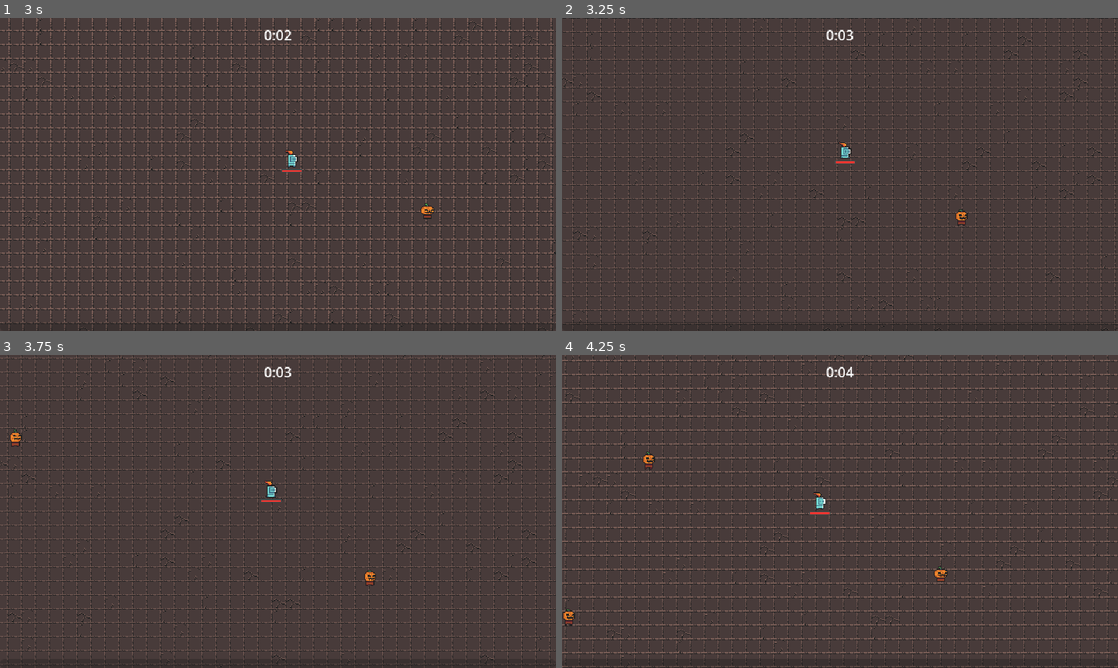
Above: before the commit, frames 1-4 (two rows, left to right).
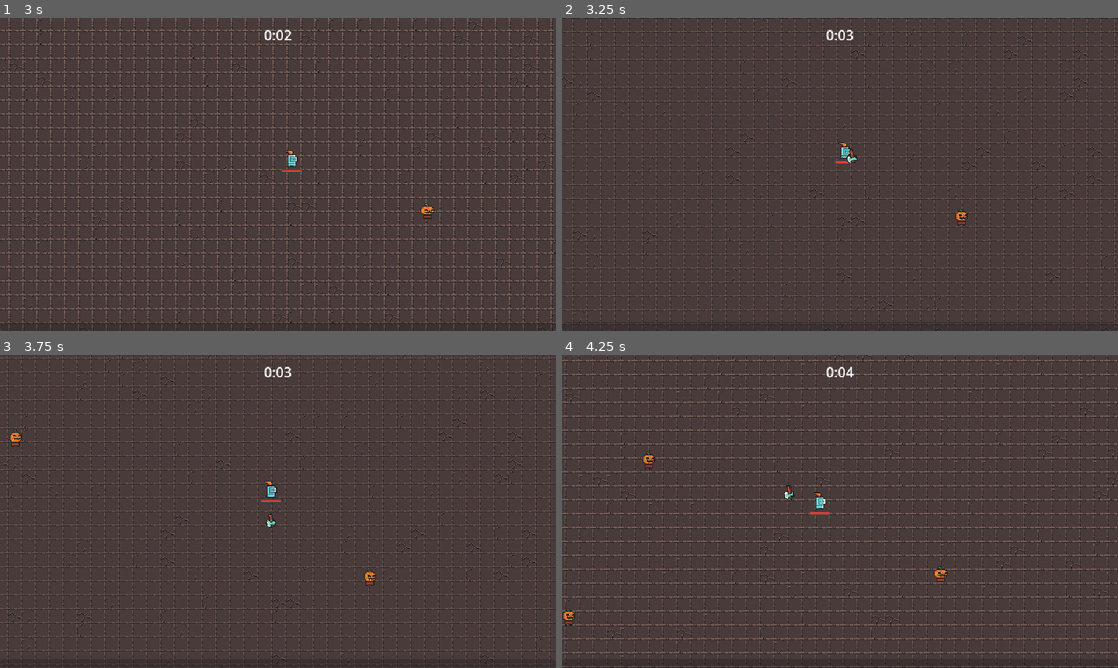
Above: after the commit, the same moments.

Repository: cqbMatroskin/2D-Top-Down
Game: Godot game, scene res://scene/level/level.tscn
Same seed, same stepped clock (60 frames per second), same inputs: the game is played once before the commit and once after it.
Inputs (mouse positions are in pixels of both pictures, inside the frame that each line leads up to):
- Up to frame 1 (3 s): move the mouse to (400, 158) at 0.52 s; press the mouse at (400, 158) at 0.53 s; hold D (move_right) 0.53-1.28 s; move the mouse to (166, 190) at 1.27 s; release the mouse at (166, 190) at 1.28 s; hold S (move_down) 1.28-2.03 s; click (166, 190) at 1.35 s; move the mouse to (333, 105) at 2.02 s; press the mouse at (333, 105) at 2.03 s; hold D (move_right) 2.03-2.78 s; move the mouse to (250, 237) at 2.77 s; release the mouse at (250, 237) at 2.78 s; hold W (move_up) from 2.78 s (still down); click (250, 237) at 2.85 s
- Up to frame 2 (3.25 s): keep holding W (move_up)
- Up to frame 3 (3.75 s): move the mouse to (444, 558) at 3.52 s; release W (move_up) at 3.53 s; press the mouse at (444, 558) at 3.53 s; hold A (move_left) from 3.53 s (still down)
- Up to frame 4 (4.25 s): keep holding A (move_left)

Frame 1 is identical in both runs. In frame 2, less than 0.1% of the frame differs, in the area x 51-54%, y 42-47%; in frame 3, less than 0.1%; in frame 4, less than 0.1%, in the area x 39-42%, y 41-47%.

Commit message:
Добавлен вращающийся топор

Diff:
--- /dev/null
+++ b/scene/abilities/axe_ability/axe_ability.gd
@@ -0,0 +1,24 @@
+extends Node2D
+class_name AxeAbility
+
+@onready var hit_box_component: HitBoxComponent = $HitBoxComponent
+
+const MAX_AXE_RADIUS = 100
+var base_direction = Vector2.RIGHT
+
+func _ready() -> void:
+	base_direction = base_direction.rotated(randf_range(0, TAU))
+	var tween: Tween = create_tween()
+	tween.tween_method(rotation_animation, 0.0, 2.0, 3)
+	tween.tween_callback(queue_free)
+
+func rotation_animation(rotations: float) -> void:
+	var percent: float = rotations / 2
+	var axe_current_radius: float = percent * MAX_AXE_RADIUS
+	var axe_current_direction: Vector2 = base_direction.rotated(rotations * TAU)
+	var player: Node = get_tree().get_first_node_in_group("player") as Node2D
+
+	if player == null:
+		return
+
+	global_position = player.global_position + (axe_current_direction * axe_current_radius)
--- /dev/null
+++ b/scene/abilities/axe_ability/axe_ability.tscn
@@ -0,0 +1,62 @@
+[gd_scene format=3 uid="uid://csahl6p2mdmad"]
+
+[ext_resource type="Texture2D" uid="uid://ck6aifdkqbq2c" path="res://scene/abilities/axe_ability/art/weapon_throwing_axe.png" id="1_3t81a"]
+[ext_resource type="Script" uid="uid://dgcm3wj8godyp" path="res://scene/abilities/axe_ability/axe_ability.gd" id="1_4a3r4"]
+[ext_resource type="PackedScene" uid="uid://blwow3pmq3xev" path="res://scene/components/hit_box_component.tscn" id="3_xqb08"]
+
+[sub_resource type="Animation" id="Animation_xqb08"]
+length = 0.001
+tracks/0/type = "value"
+tracks/0/imported = false
+tracks/0/enabled = true
+tracks/0/path = NodePath("Sprite2D:rotation")
+tracks/0/interp = 1
+tracks/0/loop_wrap = true
+tracks/0/keys = {
+"times": PackedFloat32Array(0),
+"transitions": PackedFloat32Array(1),
+"update": 0,
+"values": [0.0]
+}
+
+[sub_resource type="Animation" id="Animation_pncns"]
+resource_name = "spawn"
+length = 0.5
+loop_mode = 1
+tracks/0/type = "value"
+tracks/0/imported = false
+tracks/0/enabled = true
+tracks/0/path = NodePath("Sprite2D:rotation")
+tracks/0/interp = 1
+tracks/0/loop_wrap = true
+tracks/0/keys = {
+"times": PackedFloat32Array(0, 0.5),
+"transitions": PackedFloat32Array(1, 1),
+"update": 0,
+"values": [0.0, 6.283185307179586]
+}
+
+[sub_resource type="AnimationLibrary" id="AnimationLibrary_r1362"]
+_data = {
+&"RESET": SubResource("Animation_xqb08"),
+&"spawn": SubResource("Animation_pncns")
+}
+
+[sub_resource type="CircleShape2D" id="CircleShape2D_pncns"]
+
+[node name="AxeAbility" type="Node2D" unique_id=1794437100]
+script = ExtResource("1_4a3r4")
+
+[node name="AnimationPlayer" type="AnimationPlayer" parent="." unique_id=538204105]
+libraries/ = SubResource("AnimationLibrary_r1362")
+autoplay = &"spawn"
+
+[node name="Sprite2D" type="Sprite2D" parent="." unique_id=920209105]
+scale = Vector2(1.16, 1.16)
+texture = ExtResource("1_3t81a")
+offset = Vector2(0.695, -1.245)
+
+[node name="HitBoxComponent" parent="." unique_id=1360287148 instance=ExtResource("3_xqb08")]
+
+[node name="CollisionShape2D" type="CollisionShape2D" parent="HitBoxComponent" unique_id=1365824080]
+shape = SubResource("CircleShape2D_pncns")
--- /dev/null
+++ b/scene/abilities/axe_ability/axe_ability_controller.gd
@@ -0,0 +1,17 @@
+extends Node
+
+@export var axe_ability_scene: PackedScene
+
+var damage: int = 10
+
+func _on_timer_timeout() -> void:
+	var player: Node = get_tree().get_first_node_in_group("player") as Node2D
+	if player == null:
+		return
+
+	var front_layer: Node = get_tree().get_first_node_in_group("front_layer") as Node2D
+	var axe_ability_instance: Node = axe_ability_scene.instantiate() as AxeAbility
+
+	front_layer.add_child(axe_ability_instance)
+	axe_ability_instance.global_position = player.global_position
+	axe_ability_instance.hit_box_component.damage = damage
--- /dev/null
+++ b/scene/abilities/axe_ability/axe_ability_controller.tscn
@@ -0,0 +1,12 @@
+[gd_scene format=3 uid="uid://dg4kuj8ixfert"]
+
+[ext_resource type="Script" uid="uid://cr0ic0yst32i2" path="res://scene/abilities/axe_ability/axe_ability_controller.gd" id="1_6j2oo"]
+
+[node name="AxeAbilityController" type="Node" unique_id=1864583375]
+script = ExtResource("1_6j2oo")
+
+[node name="Timer" type="Timer" parent="." unique_id=577465462]
+wait_time = 3.0
+autostart = true
+
+[connection signal="timeout" from="Timer" to="." method="_on_timer_timeout"]
--- a/scene/game_objects/player/player.gd
+++ b/scene/game_objects/player/player.gd
@@ -17,7 +17,7 @@
 # Called every frame. 'delta' is the elapsed time since the previous frame.
 func _process(delta: float) -> void:
 	var direction: Vector2 = movement_vector().normalized()
-	var target_velocity = MAX_SPEED * direction
+	var target_velocity: Vector2 = MAX_SPEED * direction
 	velocity = velocity.lerp(target_velocity, ACCELERATION)
 
 	move_and_slide()
--- a/scene/game_objects/player/player.tscn
+++ b/scene/game_objects/player/player.tscn
@@ -6,6 +6,8 @@
 [ext_resource type="PackedScene" uid="uid://c6y5icbmysora" path="res://scene/abilities/attack_ability/attack_controller.tscn" id="2_co0lx"]
 [ext_resource type="PackedScene" uid="uid://dgdjpfevf6i1" path="res://scene/components/health_component.tscn" id="3_bjes5"]
 [ext_resource type="Texture2D" uid="uid://ducgim7vevaoa" path="res://scene/game_objects/player/Art/knight_m_idle_anim_f1.png" id="3_co0lx"]
+[ext_resource type="PackedScene" uid="uid://dg4kuj8ixfert" path="res://scene/abilities/axe_ability/axe_ability_controller.tscn" id="3_fpv3a"]
+[ext_resource type="PackedScene" uid="uid://csahl6p2mdmad" path="res://scene/abilities/axe_ability/axe_ability.tscn" id="4_1tyhs"]
 [ext_resource type="Texture2D" uid="uid://cb78c6a3dly21" path="res://scene/game_objects/player/Art/knight_m_idle_anim_f2.png" id="4_kidpo"]
 [ext_resource type="Texture2D" uid="uid://b2k4efjob3lnf" path="res://scene/game_objects/player/Art/knight_m_idle_anim_f3.png" id="5_rvfjl"]
 [ext_resource type="Texture2D" uid="uid://c0cgoobuohlxw" path="res://scene/game_objects/player/Art/knight_m_run_anim_f0.png" id="6_i0aa2"]
@@ -87,6 +89,9 @@
 
 [node name="AttackController" parent="AbilityManager" unique_id=20459518 instance=ExtResource("2_co0lx")]
 
+[node name="AxeAbilityController" parent="AbilityManager" unique_id=1864583375 instance=ExtResource("3_fpv3a")]
+axe_ability_scene = ExtResource("4_1tyhs")
+
 [node name="HealthComponent" parent="." unique_id=1005102060 instance=ExtResource("3_bjes5")]
 
 [node name="GracePeriod" type="Timer" parent="." unique_id=719088218]
--- a/scene/level/level.tscn
+++ b/scene/level/level.tscn
@@ -45,14 +45,14 @@
 tile_map_data = PackedByteArray("AAAXABAAAAABAAQAAAAXAA8AAAABAAQAAAAXAA4AAAACAAQAAAAXAA0AAAABAAQAAAAXAAwAAAABAAQAAAAXAA …(46272 unchanged characters)…
 tile_set = ExtResource("1_485ph")
 
-[node name="Back" type="Node2D" parent="." unique_id=911638664 groups=["back_layer"]]
+[node name="BackLayer" type="Node2D" parent="." unique_id=911638664 groups=["back_layer"]]
 y_sort_enabled = true
 
-[node name="Player" parent="Back" unique_id=767070714 instance=ExtResource("2_aiioc")]
+[node name="Player" parent="BackLayer" unique_id=767070714 instance=ExtResource("2_aiioc")]
 unique_name_in_owner = true
 position = Vector2(176, 110)
 
-[node name="Front" type="Node2D" parent="." unique_id=1321167093 groups=["front_layer"]]
+[node name="FrontLayer" type="Node2D" parent="." unique_id=1321167093 groups=["front_layer"]]
 
 [node name="Camera2D" type="Camera2D" parent="." unique_id=696487214]
 position_smoothing_enabled = true
Binary file added: scene/abilities/axe_ability/art/weapon_throwing_axe.png
Not shown, added: scene/abilities/axe_ability/art/weapon_throwing_axe.png.import
Not shown, added: scene/abilities/axe_ability/axe_ability.gd.uid
Not shown, added: scene/abilities/axe_ability/axe_ability_controller.gd.uid
